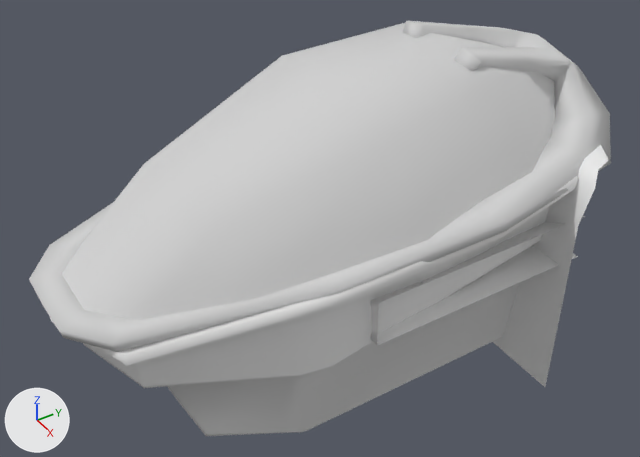
An edit to the Blender file SeniorCapstone/SeniorCapstoneFighterVersion/NewFighter/Cockpit.blend, drawn before and after from the same camera.
Both versions are drawn from a camera (50 mm lens) standing at (19.45, -14.01, 15.54) and looking at (-0.08, -1.77, -0.77). Lighting does not change. The marker at lower left points along +X, +Y and +Z.
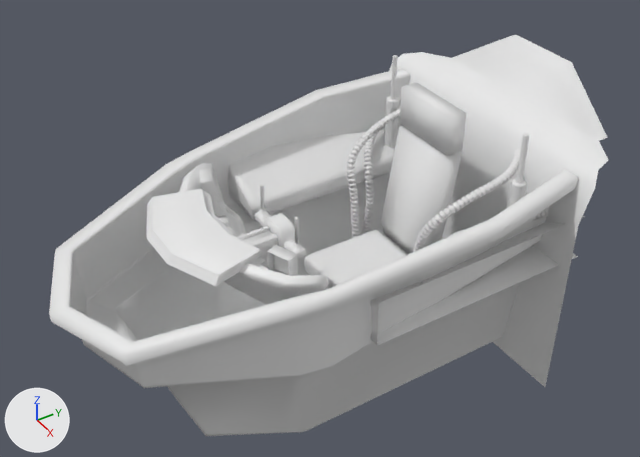
ob_nurbscurve_001 is not drawn itself; it is used by a modifier of ob_cylinder_002.
ob_nurbscurve is not drawn itself; it is used by a modifier of ob_cylinder_002, ob_cylinder_001.

What changed in the scene script:
```text
Add me_cylinder_001:
    me_cylinder_001.from_pydata(...)  # 36 vertices, 30 faces; spans x -0.263..0.263, y -0.304..0.304, z -0.304..0.304
    me_cylinder_001.polygons.foreach_set('use_smooth', [True] * 30)
Add me_cylinder_003:
    me_cylinder_003.from_pydata(...)  # 48 vertices, 40 faces; spans x 12.3..14.0, y 12.2..14.2, z -4.3..10.9
    me_cylinder_003.polygons.foreach_set('use_smooth', [True] * 40)
Add cu_nurbscurve:
    cu_nurbscurve = bpy.data.curves.new('NurbsCurve', 'CURVE')
    cu_nurbscurve.dimensions = '3D'
    _sp = cu_nurbscurve.splines.new('NURBS'); _sp.points.add(8)
    _sp.points.foreach_set('co', [0.117, 5.605, 1.266, 1.0, 1.636, 4.896, 1.135, 1.0, 2.711, 3.595, 0.901, 1.0, 2.635, 2.37, 0.722, 1.0, 2.346, 0.649, 0.0, 1.0, 1.74, 0.723, -1.259, 1.0, 1.74, 0.723, -2.878, 1.0, 1.309, 0.723, -3.973, 1.0, 0.0, 0.723, -4.641, 1.0])
    _sp.order_v = 0
    cu_nurbscurve.use_path = True
    cu_nurbscurve.use_path_clamp = True
    cu_nurbscurve.bevel_resolution = 0
    cu_nurbscurve.fill_mode = 'HALF'
Add cu_nurbscurve_001:
    cu_nurbscurve_001 = bpy.data.curves.new('NurbsCurve.001', 'CURVE')
    cu_nurbscurve_001.dimensions = '3D'
    _sp = cu_nurbscurve_001.splines.new('NURBS'); _sp.points.add(8)
    _sp.points.foreach_set('co', [3.734, 5.605, 1.266, 1.0, 4.123, 4.896, 1.135, 1.0, 3.771, 3.595, 0.901, 1.0, 3.501, 2.37, 0.722, 1.0, 2.153, 1.526, 0.0, 1.0, 1.981, 1.6, -1.259, 1.0, 2.47, 1.6, -2.878, 1.0, 1.309, 1.6, -3.973, 1.0, 0.0, 1.6, -4.641, 1.0])
    _sp.order_v = 0
    cu_nurbscurve_001.use_path = True
    cu_nurbscurve_001.use_path_clamp = True
    cu_nurbscurve_001.bevel_resolution = 0
    cu_nurbscurve_001.fill_mode = 'HALF'
Change ob_canopy_plane_001:
    add ob_canopy_plane_001.hide_viewport = True
Add ob_cylinder_001:
    ob_cylinder_001 = bpy.data.objects.new('Cylinder.001', me_cylinder_001)
    ob_cylinder_001.location = (0.0, 0.0, 0.0)
    ob_cylinder_001.scale = (0.48, 0.48, 0.261)
    _m = ob_cylinder_001.modifiers.new('Array', 'ARRAY')
    _m.count = 55
    _m.curve = ob_nurbscurve
    _m.constant_offset_displace = (0.0, 0.0, 0.0)
    _m.relative_offset_displace = (0.0, 0.0, 1.0)
    _m = ob_cylinder_001.modifiers.new('Curve', 'CURVE')
    _m.object = ob_nurbscurve
    _m.deform_axis = 'POS_Z'
    _m = ob_cylinder_001.modifiers.new('Mirror', 'MIRROR')
Add ob_nurbscurve:
    ob_nurbscurve = bpy.data.objects.new('NurbsCurve', cu_nurbscurve)
    ob_nurbscurve.location = (0.0, 0.0, 0.0)
Add ob_cylinder_002:
    ob_cylinder_002 = bpy.data.objects.new('Cylinder.002', me_cylinder_001.copy())
    ob_cylinder_002.location = (0.0, 0.0, 0.0)
    ob_cylinder_002.scale = (0.48, 0.48, 0.261)
    _m = ob_cylinder_002.modifiers.new('Array', 'ARRAY')
    _m.count = 55
    _m.curve = ob_nurbscurve
    _m.constant_offset_displace = (0.0, 0.0, 0.0)
    _m.relative_offset_displace = (0.0, 0.0, 1.0)
    _m = ob_cylinder_002.modifiers.new('Curve', 'CURVE')
    _m.object = ob_nurbscurve_001
    _m.deform_axis = 'POS_Z'
    _m = ob_cylinder_002.modifiers.new('Mirror', 'MIRROR')
Add ob_nurbscurve_001:
    ob_nurbscurve_001 = bpy.data.objects.new('NurbsCurve.001', cu_nurbscurve_001)
    ob_nurbscurve_001.location = (0.0, 0.0, -0.908)
Add ob_cylinder_003:
    ob_cylinder_003 = bpy.data.objects.new('Cylinder.003', me_cylinder_003)
    ob_cylinder_003.location = (0.0, 0.0, 0.0)
    ob_cylinder_003.scale = (0.248, 0.248, 0.248)
    _m = ob_cylinder_003.modifiers.new('Mirror', 'MIRROR')
```

Location of each change, (x1, y1, x2, y2) in pixels of the pictures (640 x 457 px):
'Canopy_Plane.001', hidden: before (29, 21, 611, 352)
'Cylinder.001', added: after (347, 109, 520, 252)
'Cylinder.003', added: after (385, 55, 529, 208)
'Cylinder.002', added: after (363, 128, 548, 236)
'Plane.007', unchanged, uncovered by the edit: before (493, 145, 608, 387); after (389, 35, 608, 387)
'Plane.006', unchanged, uncovered by the edit: before (370, 216, 585, 346); after (228, 124, 585, 346)
'Cube.001', unchanged, uncovered by the edit: after (381, 82, 467, 254)
'Plane.003', unchanged, uncovered by the edit: after (146, 189, 266, 287)
